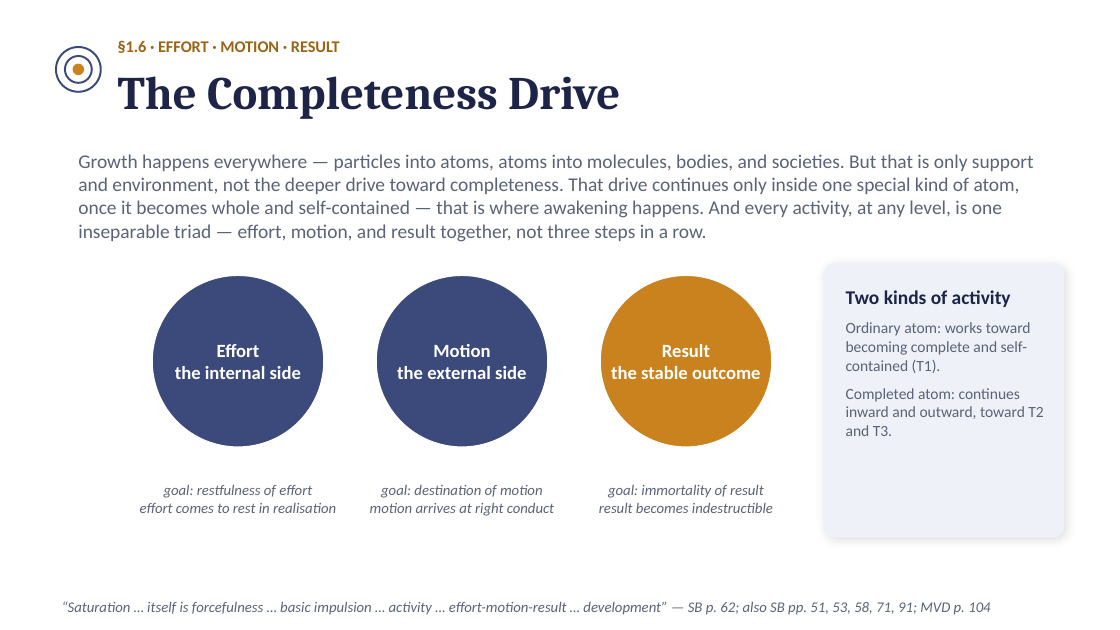
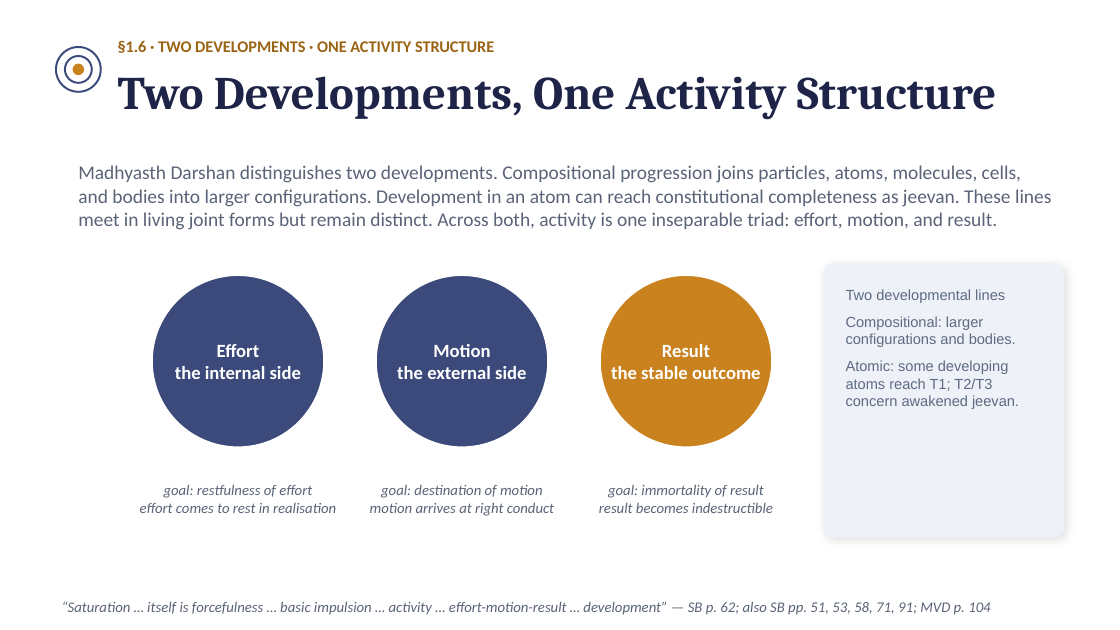
Before and after one commit to raghavamohan/AnalyticMadhyasthDarshan, a slide deck: slide 10 of Studies/The-Ontology-of-Coexistence/The-Ontology-of-Existence-Madhyasth-Darshan.pptx (slide 9 before the commit). Drawn at 1120x630 pixels with LibreOffice and Linux fonts; fonts in the diff are those of the drawing. Boxes give left, top, right and bottom in pixels: in the first picture for what was removed or moved away, otherwise in the second. Text is boxed around its words. In the diff, an @@ line names an element or a change of style, - is before the commit and + after.

```diff
--- a/Studies/The-Ontology-of-Coexistence/The-Ontology-of-Existence-Madhyasth-Darshan.pptx
+++ b/Studies/The-Ontology-of-Coexistence/The-Ontology-of-Existence-Madhyasth-Darshan.pptx
@@ text at (118, 40, 494, 53): text changed @@
-§1.6 · EFFORT · MOTION · RESULT
+§1.6 · TWO DEVELOPMENTS · ONE ACTIVITY STRUCTURE
@@ text at (118, 76, 997, 119): text changed @@
-The Completeness Drive
+Two Developments, One Activity Structure
@@ text at (78, 165, 1051, 230): text changed @@
-Growth happens everywhere — particles into atoms, atoms into molecules, bodies, and societies. But that is only support and environment, not the deeper drive toward completeness. That drive continues only inside one special kind of atom, once it becomes whole and self-contained — that is where awakening happens. And every activity, at any level, is one inseparable triad — effort, motion, and result together, not three steps in a row.
+Madhyasth Darshan distinguishes two developments. Compositional progression joins particles, atoms, molecules, cells, and bodies into larger configurations. Development in an atom can reach constitutional completeness as jeevan. These lines meet in living joint forms but remain distinct. Across both, activity is one inseparable triad: effort, motion, and result.
@@ text at (846, 289, 1019, 409): text changed; size 10 to 9.4 pt; font Calibri to Arial; text colour #5A6377 to #5F6B82 @@
-Two kinds of activity
-Ordinary atom: works toward becoming complete and self-contained (T1).
-Completed atom: continues inward and outward, toward T2 and T3.
+Two developmental lines
+Compositional: larger configurations and bodies.
+Atomic: some developing atoms reach T1; T2/T3 concern awakened jeevan.
```
Also in this commit, not shown: 11 other slides changed, 2 slides added, 9 other files.
